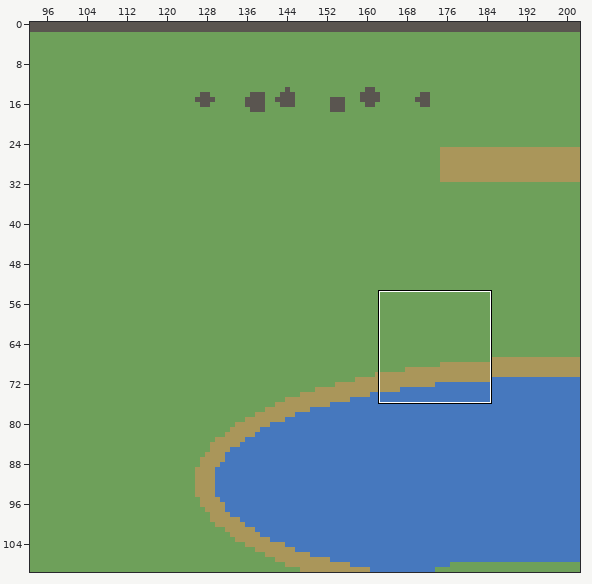
Two states of a Tiled map (JSON), packages/content/maps-src/long-sweep.tmj. The first picture is a wide view before the edit; the outline marks the close-up.
Close-up. Old version:
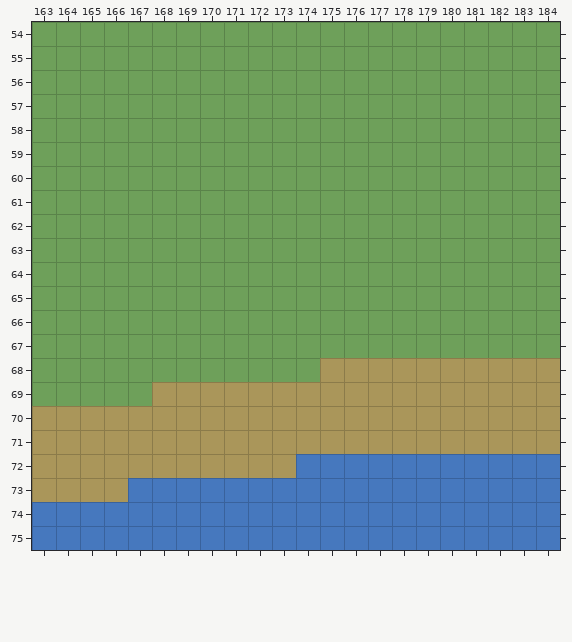
Cells are 32x32 px. Shown: x 163..184, y 54..75. The commit also changed other parts of the map, which this record leaves out.
After:
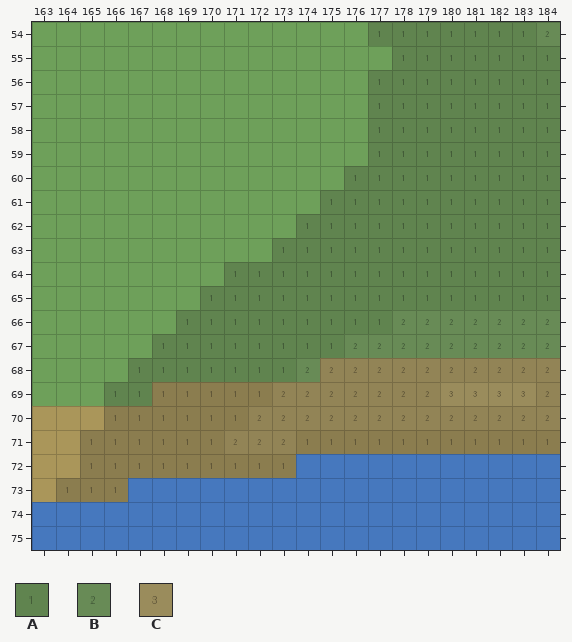
Key: from "elevation": A 1, B 2, C 3.
_ is an empty cell.
Tiles of an added or newly shown layer are drawn over the layers below it.
See-through tiles are keyed as they look on the map.
From old to new:
Layer "elevation" (added):
y 54: x 177..184 ________ -> AAAAAAAB
y 55: x 178..184 _______ -> AAAAAAA
y 56..59: x 177..184 ________ -> AAAAAAAA
y 60: x 176..184 _________ -> AAAAAAAAA
y 61: x 175..184 __________ -> AAAAAAAAAA
y 62: x 174..184 ___________ -> AAAAAAAAAAA
y 63: x 173..184 ____________ -> AAAAAAAAAAAA
y 64: x 171..184 ______________ -> AAAAAAAAAAAAAA
y 65: x 170..184 _______________ -> AAAAAAAAAAAAAAA
y 66: x 169..184 ________________ -> AAAAAAAAABBBBBBB
y 67: x 168..184 _________________ -> AAAAAAAABBBBBBBBB
y 68: x 167..184 __________________ -> AAAAAAABBBBBBBBBBB
y 69: x 166..184 ___________________ -> AAAAAAABBBBBBBCCCCB
y 70: x 166..184 ___________________ -> AAAAAABBBBBBBBBBBBB
y 71: x 165..184 ____________________ -> AAAAAABBBAAAAAAAAAAA
y 72: x 165..173 _________ -> AAAAAAAAA
y 73: x 164..166 ___ -> AAA
Boxes around the changes in both close-ups, in picture pixels (x1, y1, x2, y2):
added: (56, 22, 560, 502)
